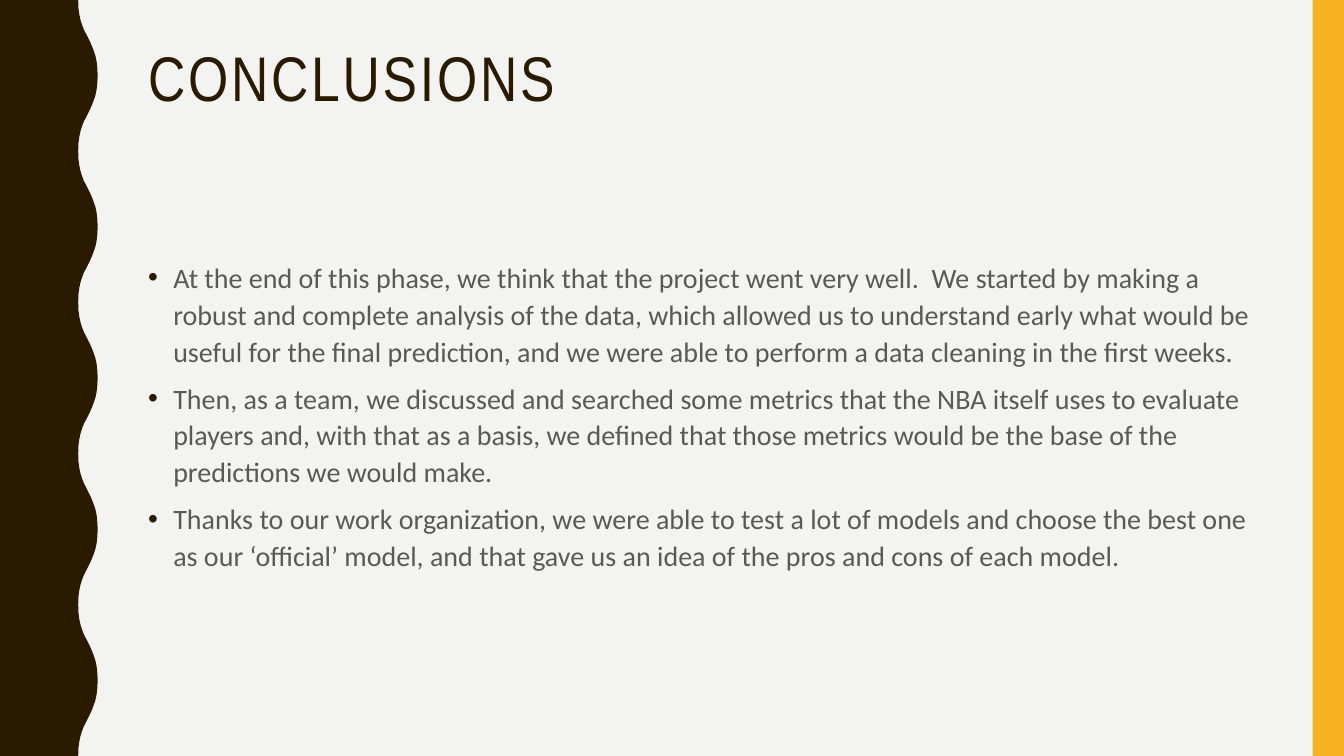
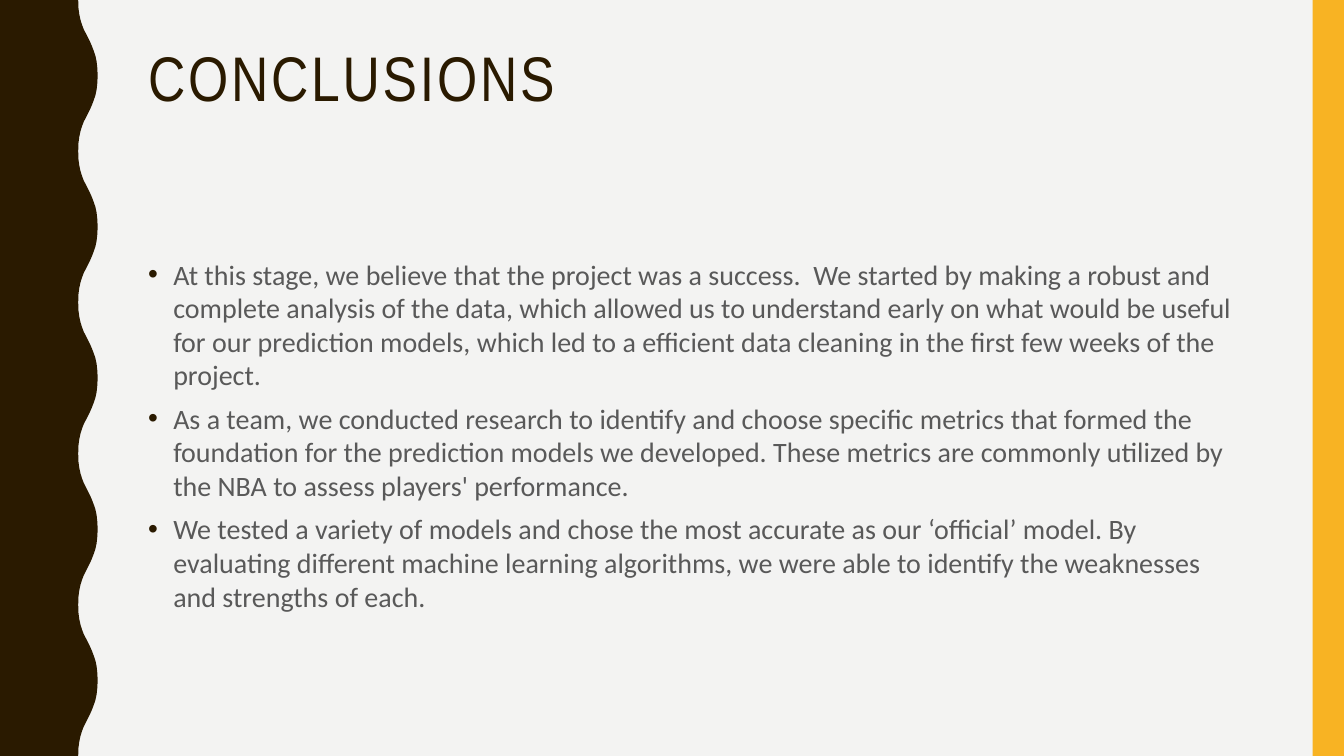
Before and after one commit to afs202005277/AC, a slide deck: slide 13 of ppt projeto.pptx. Drawn at 1344x756 pixels with LibreOffice and Linux fonts; fonts in the diff are those of the drawing. Boxes give left, top, right and bottom in pixels: in the first picture for what was removed or moved away, otherwise in the second. Text is boxed around its words. In the diff, an @@ line names an element or a change of style, - is before the commit and + after.

```diff
--- a/ppt projeto.pptx
+++ b/ppt projeto.pptx
@@ text at [173,265,1231,612]: text changed @@
-• At the end of this phase, we think that the project went very well. We started by making a robust and complete analysis of the data, which allowed us to understand early what would be useful for the final prediction, and we were able to perform a data cleaning in the first weeks.
-• Then, as a team, we discussed and searched some metrics that the NBA itself uses to evaluate players and, with that as a basis, we defined that those metrics would be the base of the predictions we would make.
-• Thanks to our work organization, we were able to test a lot of models and choose the best one as our ‘official’ model, and that gave us an idea of the pros and cons of each model.
+• At this stage, we believe that the project was a success. We started by making a robust and complete analysis of the data, which allowed us to understand early on what would be useful for our prediction models, which led to a efficient data cleaning in the first few weeks of the project.
+• As a team, we conducted research to identify and choose specific metrics that formed the foundation for the prediction models we developed. These metrics are commonly utilized by the NBA to assess players' performance.
+• We tested a variety of models and chose the most accurate as our ‘official’ model. By evaluating different machine learning algorithms, we were able to identify the weaknesses and strengths of each.
```
Also in this commit, not shown: 17 other slides changed, 1 slide added, 1 slide removed.
